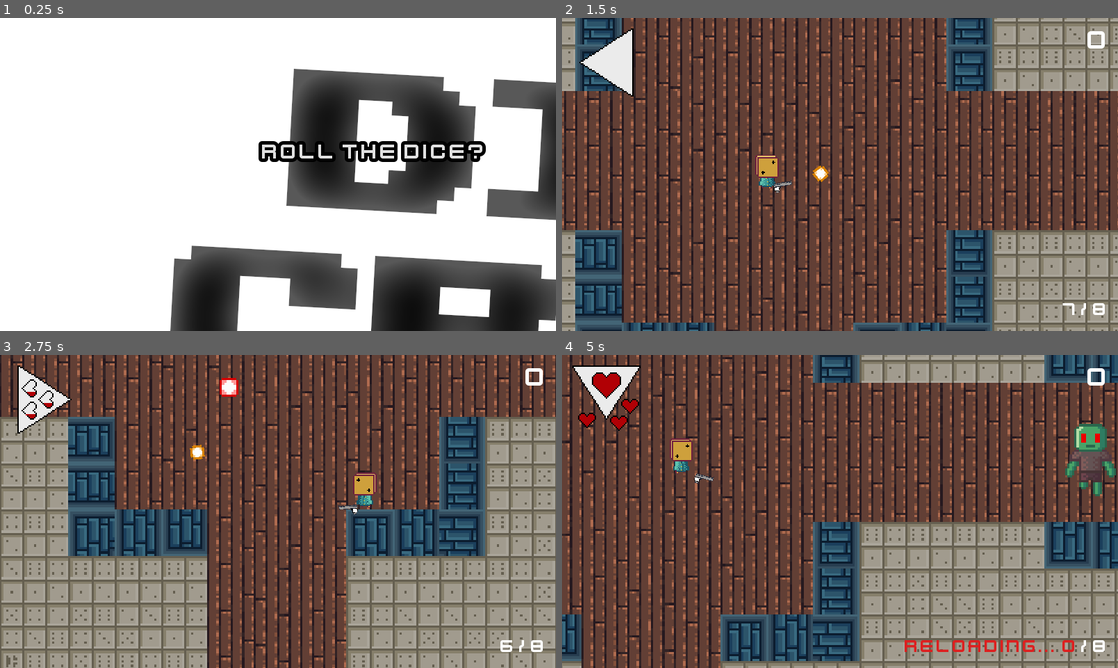
Above: before the commit, frames 1-4 (two rows, left to right).
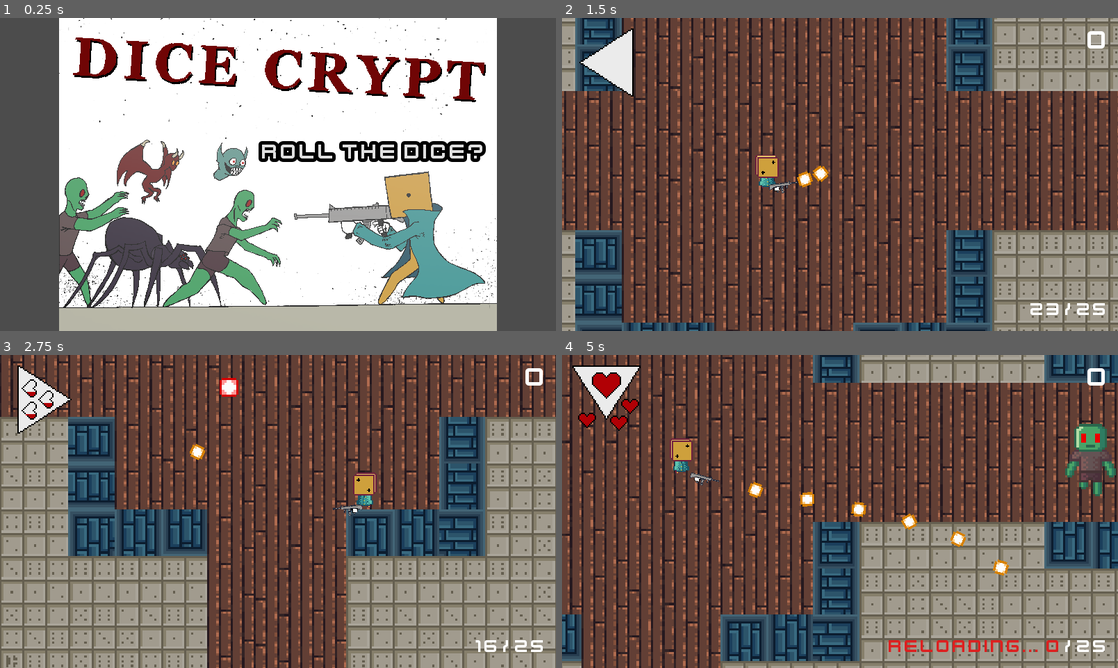
Above: after the commit, the same moments.

Repository: ygypt/gmtk2022
Game: Godot game, scene res://Menu.tscn
The game is run twice, just before and just after one commit, with the same random seed, the same clock (stepped at 60 frames per second) and the same inputs.
Inputs (mouse positions are in pixels of both pictures, inside the frame that each line leads up to):
- Up to frame 1 (0.25 s): no input
- Up to frame 2 (1.5 s): click "ROLL THE DICE?" at 0.5 s; move the mouse to (962, 158) at 1.27 s; press the mouse at (962, 158) at 1.28 s; hold D (move_right) from 1.28 s (still down)
- Up to frame 3 (2.75 s): move the mouse to (166, 527) at 2.02 s; release D (move_right) at 2.03 s; release the mouse at (166, 527) at 2.03 s; hold S (move_down) from 2.03 s (still down); tap Space (dodge) at 2.1 s; click (166, 527) at 2.3 s
- Up to frame 4 (5 s): move the mouse to (895, 442) at 2.77 s; release S (move_down) at 2.78 s; press the mouse at (895, 442) at 2.78 s; hold D (move_right) 2.78-3.53 s; tap F (interact) at 2.85 s; move the mouse to (812, 574) at 3.52 s; release the mouse at (812, 574) at 3.53 s; hold W (move_up) 3.53-4.28 s; click (812, 574) at 3.6 s; move the mouse to (1006, 558) at 4.27 s; press the mouse at (1006, 558) at 4.28 s; hold A (move_left) from 4.28 s (still down); tap R (reload) at 4.9 s

The runs differ from the first frame. In frame 1, 55% of the frame differs, in the area x 0-100%, y 0-100%; in frame 2, 0.4%; in frame 3, 0.3%; in frame 4, 1.2%.

Commit message:
pogger mode

Diff:
--- a/Characters/Player/Player.gd
+++ b/Characters/Player/Player.gd
@@ -4,7 +4,8 @@
 func is_class(name): return name == "Player"
 
 onready var anims : AnimationPlayer = $AnimationPlayer
-onready var weapon : Weapon = $Pistol
+onready var weapon : Weapon = $Rifle
+onready var sprite : Sprite = $Sprite
 onready var can_shoot := true
 onready var GUI := $PlayerCamera/GUI
 onready var hurt_angle := 0.0
--- a/Characters/Player/Player.tscn
+++ b/Characters/Player/Player.tscn
@@ -6,9 +6,9 @@
 [ext_resource path="res://Characters/Player/States/Move.gd" type="Script" id=4]
 [ext_resource path="res://Characters/Player/States/Dodge.gd" type="Script" id=5]
 [ext_resource path="res://Characters/Player/States/Hurt.gd" type="Script" id=6]
-[ext_resource path="res://Weapons/Pistol/Pistol.tscn" type="PackedScene" id=7]
 [ext_resource path="res://Characters/Player/PlayerCamera.gd" type="Script" id=8]
 [ext_resource path="res://GUI/GUI.tscn" type="PackedScene" id=9]
+[ext_resource path="res://Weapons/Rifle/Rifle.tscn" type="PackedScene" id=10]
 
 [sub_resource type="CapsuleShape2D" id=2]
 radius = 0.999996
@@ -29,6 +29,18 @@
 "transitions": PoolRealArray( 1 ),
 "update": 1,
 "values": [ 3 ]
+}
+tracks/1/type = "value"
+tracks/1/path = NodePath("Sprite:rotation_degrees")
+tracks/1/interp = 1
+tracks/1/loop_wrap = true
+tracks/1/imported = false
+tracks/1/enabled = true
+tracks/1/keys = {
+"times": PoolRealArray( 0, 0.166667 ),
+"transitions": PoolRealArray( 1, 1 ),
+"update": 0,
+"values": [ 0.0, 360.0 ]
 }
 
 [sub_resource type="Animation" id=3]
@@ -182,8 +194,8 @@
 wait_time = 0.1
 one_shot = true
 
-[node name="Pistol" parent="." instance=ExtResource( 7 )]
-position = Vector2( 0, -2 )
+[node name="Rifle" parent="." instance=ExtResource( 10 )]
+position = Vector2( 0, -4 )
 
 [node name="Hurtbox" type="Area2D" parent="."]
 collision_layer = 0
--- a/Characters/Player/States/Dodge.gd
+++ b/Characters/Player/States/Dodge.gd
@@ -19,6 +19,7 @@
 
 func exit(entity):
 	entity.can_shoot = true
+	entity.sprite.rotation_degrees = 0
 	.exit(entity)
 
 func step(entity) -> Node:
--- a/Menu.tscn
+++ b/Menu.tscn
@@ -1,6 +1,6 @@
 [gd_scene load_steps=6 format=2]
 
-[ext_resource path="res://Art_Assets/Menu/cover2.png" type="Texture" id=1]
+[ext_resource path="res://Art_Assets/Menu/cover.png" type="Texture" id=1]
 [ext_resource path="res://GUI/kenvector_future.ttf" type="DynamicFontData" id=2]
 [ext_resource path="res://StartButton.gd" type="Script" id=3]
 [ext_resource path="res://Music/Troll of the Vice[Main Menu Theme Final].wav" type="AudioStream" id=4]
@@ -16,10 +16,13 @@
 anchor_bottom = 1.0
 
 [node name="TextureRect" type="TextureRect" parent="."]
-margin_right = 1950.0
-margin_bottom = 1500.0
+anchor_top = 0.5
+anchor_right = 1.0
+anchor_bottom = 0.5
+margin_top = -250.0
+margin_bottom = 250.0
 texture = ExtResource( 1 )
-stretch_mode = 1
+stretch_mode = 6
 
 [node name="StartButton" type="Button" parent="."]
 margin_left = 371.0
--- a/Projectiles/Bullet/Bullet.tscn
+++ b/Projectiles/Bullet/Bullet.tscn
@@ -1,9 +1,8 @@
-[gd_scene load_steps=9 format=2]
+[gd_scene load_steps=8 format=2]
 
 [ext_resource path="res://Art_Assets/Weapons/bullet.png" type="Texture" id=1]
 [ext_resource path="res://Projectiles/Bullet/Bullet.gd" type="Script" id=2]
 [ext_resource path="res://Projectiles/Bullet/Zoom.gd" type="Script" id=3]
-[ext_resource path="res://Sound_Effects/pistol_shot.ogg" type="AudioStream" id=4]
 
 [sub_resource type="CircleShape2D" id=1]
 radius = 3.67004
@@ -86,9 +85,3 @@
 local_coords = false
 process_material = SubResource( 3 )
 texture = ExtResource( 1 )
-
-[node name="AudioStreamPlayer" type="AudioStreamPlayer" parent="."]
-stream = ExtResource( 4 )
-volume_db = -15.0
-pitch_scale = 1.5
-autoplay = true
--- a/Weapons/Pistol/Pistol.gd
+++ b/Weapons/Pistol/Pistol.gd
@@ -2,27 +2,45 @@
 
 var bullet = preload("res://Projectiles/Bullet/Bullet.tscn")
 
+export var auto := false
+
 func step(player):
 	.step(player) # RUN THE SUPERCLASS STEP SO WE GET ROTATION STUFF
-	if firerate_timer.time_left || reload_timer.time_left > 0:
+	if !firerate_timer.is_stopped() || !reload_timer.is_stopped():
 		return
 	if current_ammo <= 0:
 		reload()
 
 	if Input.is_action_just_pressed("reload") && current_ammo < total_ammo:
 		reload()
+	match auto:
+		true:
+			if Input.is_action_pressed("shoot"):
+				current_ammo -= 1
 
-	if Input.is_action_just_pressed("shoot"):
-		current_ammo -= 1
+				var new_bullet = bullet.instance()
+				ProjectileManager.spawn_projectile(
+					new_bullet,
+					global_position + (Vector2.RIGHT.rotated(player.look_angle)*Vector2(9,11)),
+					player.look_angle,
+					player,
+					3
+					)
+				$AudioStreamPlayer.play()
+				$FirerateTimer.start()
+		false:
+			if Input.is_action_just_pressed("shoot"):
+				current_ammo -= 1
 
-		var new_bullet = bullet.instance()
-		ProjectileManager.spawn_projectile(
-			new_bullet,
-			global_position + (Vector2.RIGHT.rotated(player.look_angle)*Vector2(9,11)),
-			player.look_angle,
-			player,
-			3
-			)
+				var new_bullet = bullet.instance()
+				ProjectileManager.spawn_projectile(
+					new_bullet,
+					global_position + (Vector2.RIGHT.rotated(player.look_angle)*Vector2(9,11)),
+					player.look_angle,
+					player,
+					3
+					)
+				$AudioStreamPlayer.play()
 
 	if current_ammo <= 0:
 		reload()
--- a/Weapons/Pistol/Pistol.tscn
+++ b/Weapons/Pistol/Pistol.tscn
@@ -1,7 +1,8 @@
-[gd_scene load_steps=3 format=2]
+[gd_scene load_steps=4 format=2]
 
 [ext_resource path="res://Weapons/Pistol/Pistol.gd" type="Script" id=1]
 [ext_resource path="res://Art_Assets/Weapons/pistol.png" type="Texture" id=2]
+[ext_resource path="res://Sound_Effects/ar_shot.ogg" type="AudioStream" id=3]
 
 [node name="Pistol" type="Node2D"]
 script = ExtResource( 1 )
@@ -19,3 +20,8 @@
 texture = ExtResource( 2 )
 offset = Vector2( -20, 5 )
 vframes = 2
+
+[node name="AudioStreamPlayer" type="AudioStreamPlayer" parent="."]
+stream = ExtResource( 3 )
+volume_db = -15.0
+pitch_scale = 1.5
--- /dev/null
+++ b/Weapons/Rifle/Rifle.tscn
@@ -0,0 +1,29 @@
+[gd_scene load_steps=4 format=2]
+
+[ext_resource path="res://Sound_Effects/ar_shot.ogg" type="AudioStream" id=1]
+[ext_resource path="res://Art_Assets/Weapons/ar.png" type="Texture" id=2]
+[ext_resource path="res://Weapons/Pistol/Pistol.gd" type="Script" id=3]
+
+[node name="Rifle" type="Node2D"]
+script = ExtResource( 3 )
+total_ammo = 25
+auto = true
+
+[node name="ReloadTimer" type="Timer" parent="."]
+wait_time = 2.0
+one_shot = true
+
+[node name="FirerateTimer" type="Timer" parent="."]
+wait_time = 0.1
+one_shot = true
+
+[node name="AudioStreamPlayer" type="AudioStreamPlayer" parent="."]
+stream = ExtResource( 1 )
+volume_db = -15.0
+pitch_scale = 1.5
+
+[node name="Sprite" type="Sprite" parent="."]
+position = Vector2( 3, 0 )
+scale = Vector2( 0.2, 0.2 )
+texture = ExtResource( 2 )
+vframes = 2
--- a/Weapons/Weapon.gd
+++ b/Weapons/Weapon.gd
@@ -10,7 +10,7 @@
 #onready var semiauto_timer : Timer = $SemiautoTimer
 var cursor_lposition : Vector2
 const MOUSE_CAM_MOD : float = 0.05
-
+export var y_offset := 0
 
 export var total_ammo := 1
 onready var current_ammo := total_ammo
